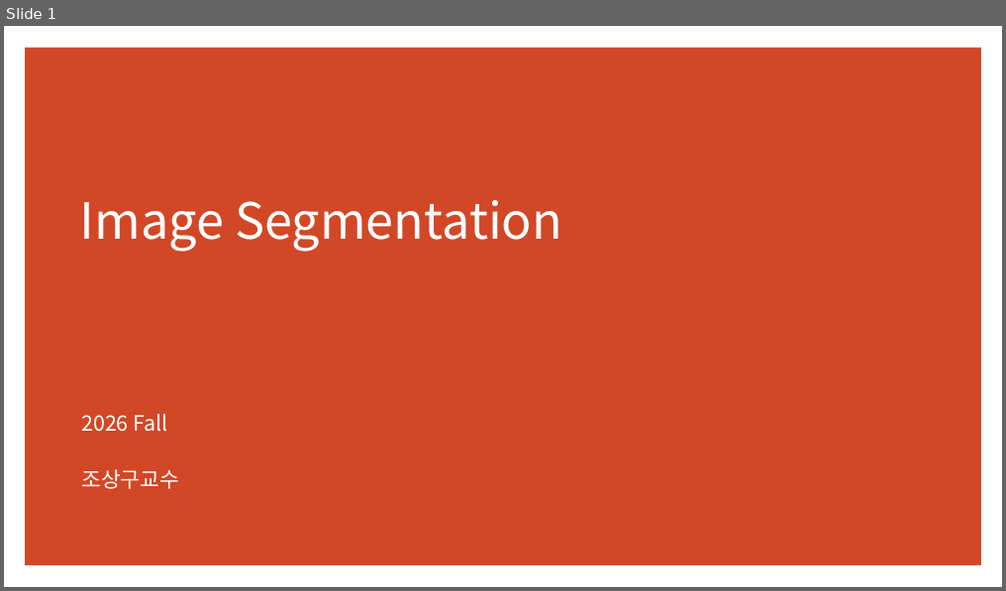
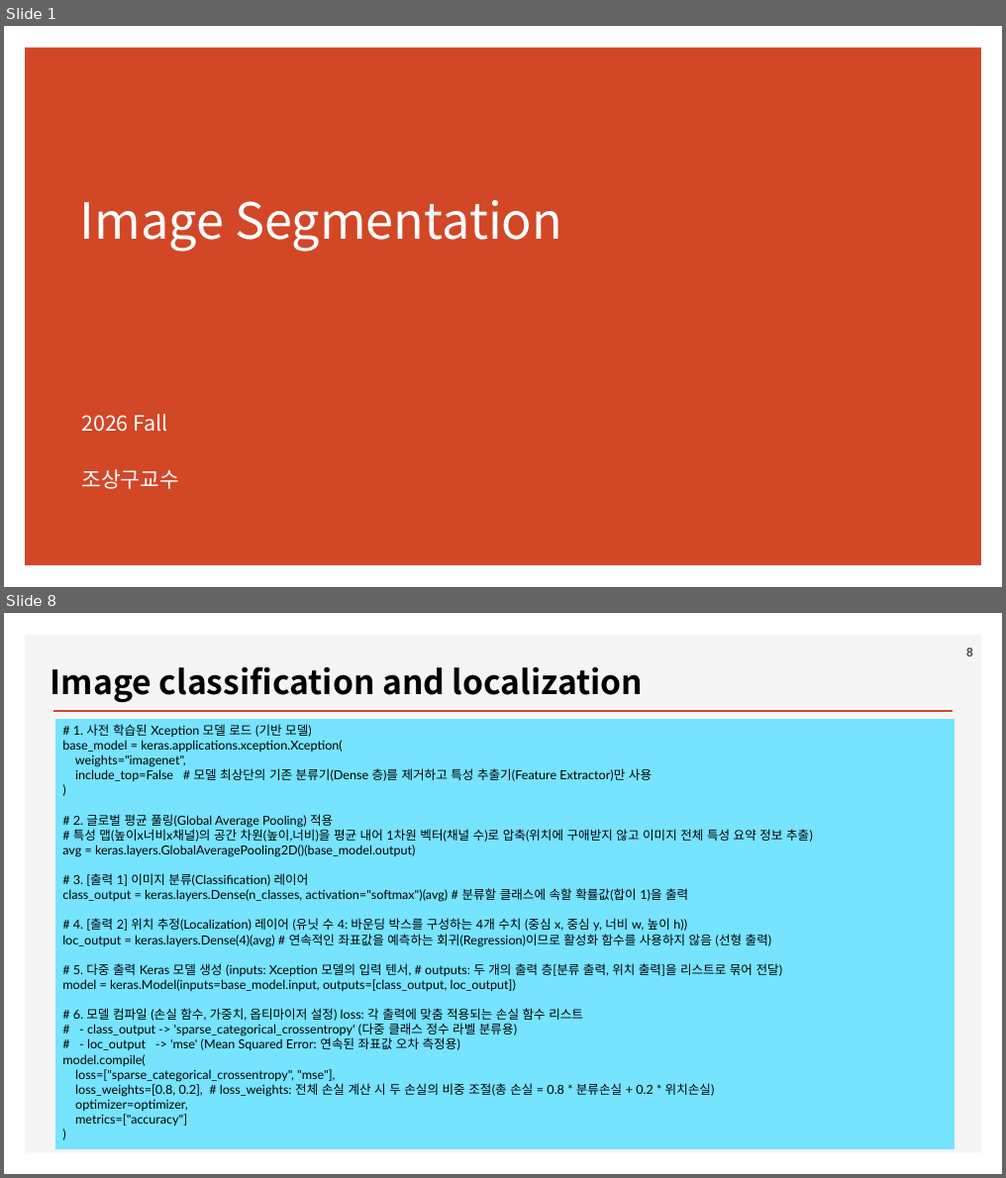
Before and after one commit to ancestor9/2026_Fall_Deep-Learning-with-Python, a slide deck: Chapter 11 Image segmentation.pptx. Shown one above the other, each under a label of ours: slide 1 before the commit, slides 1 and 8 after it; the slides between them are not shown. The pictures are 1006x591 and 1006x1178 pixels, drawn with LibreOffice and Linux fonts; fonts in the diff are those of the drawing; background and template pictures are left out. Boxes give left, top, right and bottom in pixels: in the first picture for what was removed or moved away, otherwise in the second. Text is boxed around its words. In the diff, an @@ line names an element or a change of style, - is before the commit and + after.

```diff
--- a/Chapter 11 Image segmentation.pptx
+++ b/Chapter 11 Image segmentation.pptx
@@ slide 8 added at [4,613,1002,1174], background #FFFFFF @@
@@ rectangle added at [25,635,982,1154], fill #F5F5F5 @@
@@ text added at [51,666,643,702], 32 pt, text #000000, bold @@
+Image classification and localization
@@ page number added at [966,648,973,657], 12 pt, text #595959, bold @@
+8
@@ line added from (54, 711) to (952, 711), #D24726 2 pt @@
@@ rectangle added at [55,719,954,1151], fill #76E3FF, 12 pt, text #000000 @@
+# 1. 사전 학습된 Xception 모델 로드 (기반 모델)
+base_model = keras.applications.xception.Xception(
+weights="imagenet",
+include_top=False # 모델 최상단의 기존 분류기(Dense 층)를 제거하고 특성 추출기(Feature Extractor)만 사용
+)
+# 2. 글로벌 평균 풀링(Global Average Pooling) 적용
+# 특성 맵(높이x너비x채널)의 공간 차원(높이,너비)을 평균 내어 1차원 벡터(채널 수)로 압축(위치에 구애받지 않고 이미지 전체 특성 요약 정보 추출)
+avg = keras.layers.GlobalAveragePooling2D()(base_model.output)
+# 3. [출력 1] 이미지 분류(Classification) 레이어
+class_output = keras.layers.Dense(n_classes, activation="softmax")(avg) # 분류할 클래스에 속할 확률값(합이 1)을 출력
+# 4. [출력 2] 위치 추정(Localization) 레이어 (유닛 수 4: 바운딩 박스를 구성하는 4개 수치 (중심 x, 중심 y, 너비 w, 높이 h))
+loc_output = keras.layers.Dense(4)(avg) # 연속적인 좌표값을 예측하는 회귀(Regression)이므로 활성화 함수를 사용하지 않음 (선형 출력)
+# 5. 다중 출력 Keras 모델 생성 (inputs: Xception 모델의 입력 텐서, # outputs: 두 개의 출력 층[분류 출력, 위치 출력]을 리스트로 묶어 전달)
+model = keras.Model(inputs=base_model.input, outputs=[class_output, loc_output])
+# 6. 모델 컴파일 (손실 함수, 가중치, 옵티마이저 설정) loss: 각 출력에 맞춤 적용되는 손실 함수 리스트
+# - class_output -> 'sparse_categorical_crossentropy' (다중 클래스 정수 라벨 분류용)
+# - loc_output -> 'mse' (Mean Squared Error: 연속된 좌표값 오차 측정용)
+model.compile(
+loss=["sparse_categorical_crossentropy", "mse"],
+loss_weights=[0.8, 0.2], # loss_weights: 전체 손실 계산 시 두 손실의 비중 조절(총 손실 = 0.8 * 분류손실 + 0.2 * 위치손실)
+optimizer=optimizer,
+metrics=["accuracy"]
+)
```
Also in this commit, not shown: 11 slides changed, 14 other slides added.
